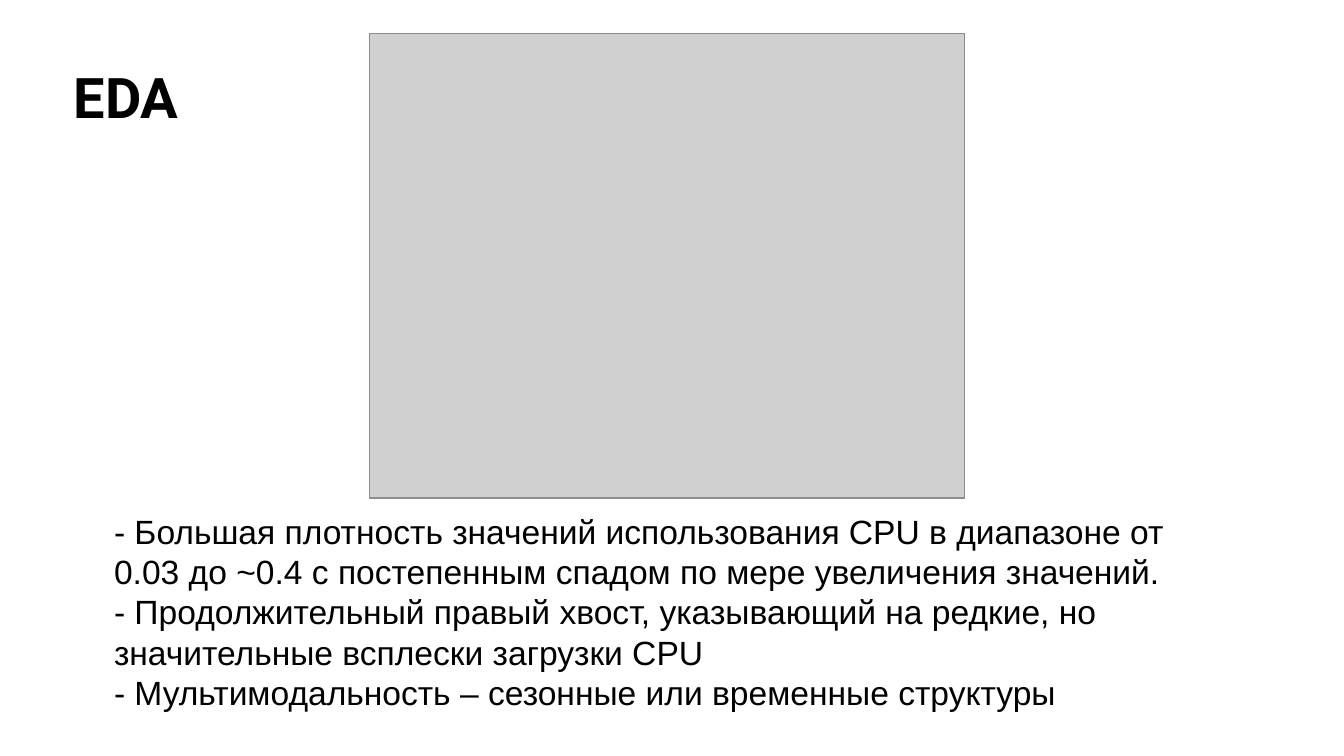
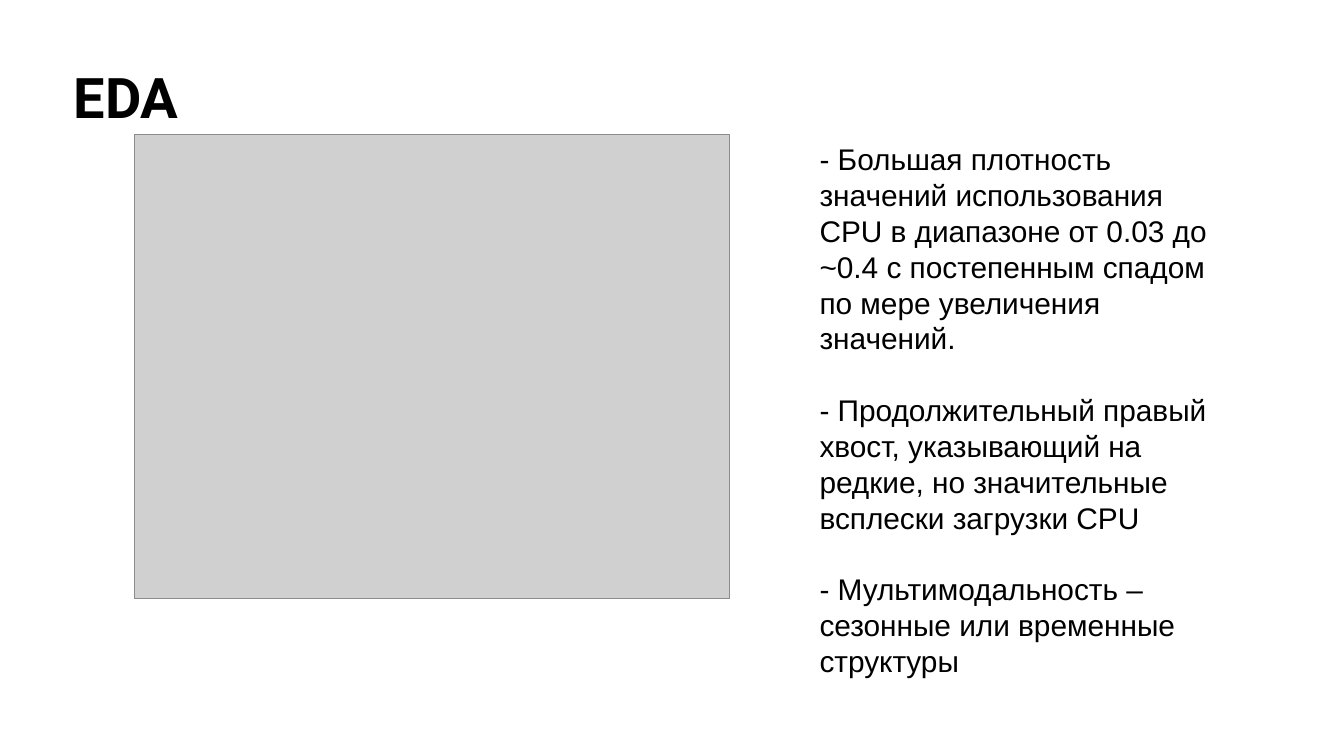
Before and after one commit to m0zart89/otus-ml-pro-2024-05, a slide deck: slide 8 of presentation.pptx (slide 7 before the commit). Drawn at 1344x756 pixels with LibreOffice and Linux fonts; fonts in the diff are those of the drawing; grey boxes stand for pictures; background and template pictures are left out. Boxes give left, top, right and bottom in pixels: in the first picture for what was removed or moved away, otherwise in the second. Text is boxed around its words. In the diff, an @@ line names an element or a change of style, - is before the commit and + after.

```diff
--- a/presentation.pptx
+++ b/presentation.pptx
@@ picture: place and size @@
-picture at box(370, 34, 965, 499)
+picture at box(134, 134, 730, 599)
@@ text "- Большая плотность значений использования ...": place and size @@
-text "- Большая плотность значений использования ..." at box(114, 519, 1163, 711)
+text "- Большая плотность значений использования ..." at box(820, 149, 1207, 677)
@@ text "- Большая плотность значений использования ..." at box(820, 149, 1207, 677): size 18 to 16 pt @@
```
Also in this commit, not shown: 24 other slides changed, 1 slide added.
